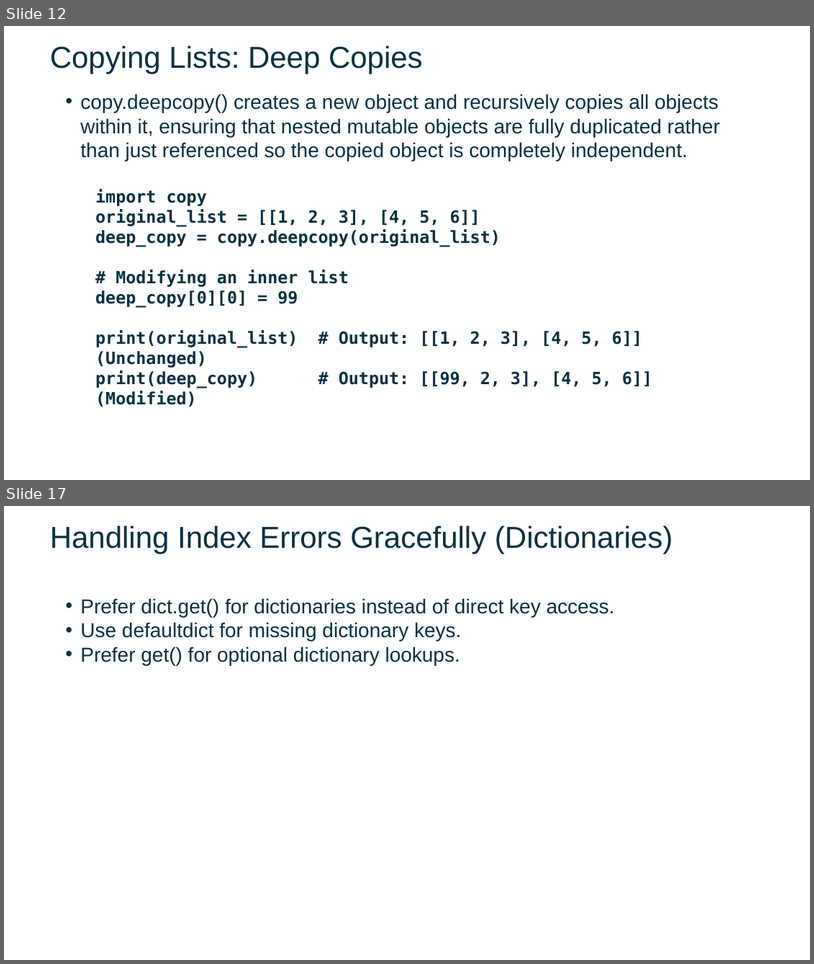
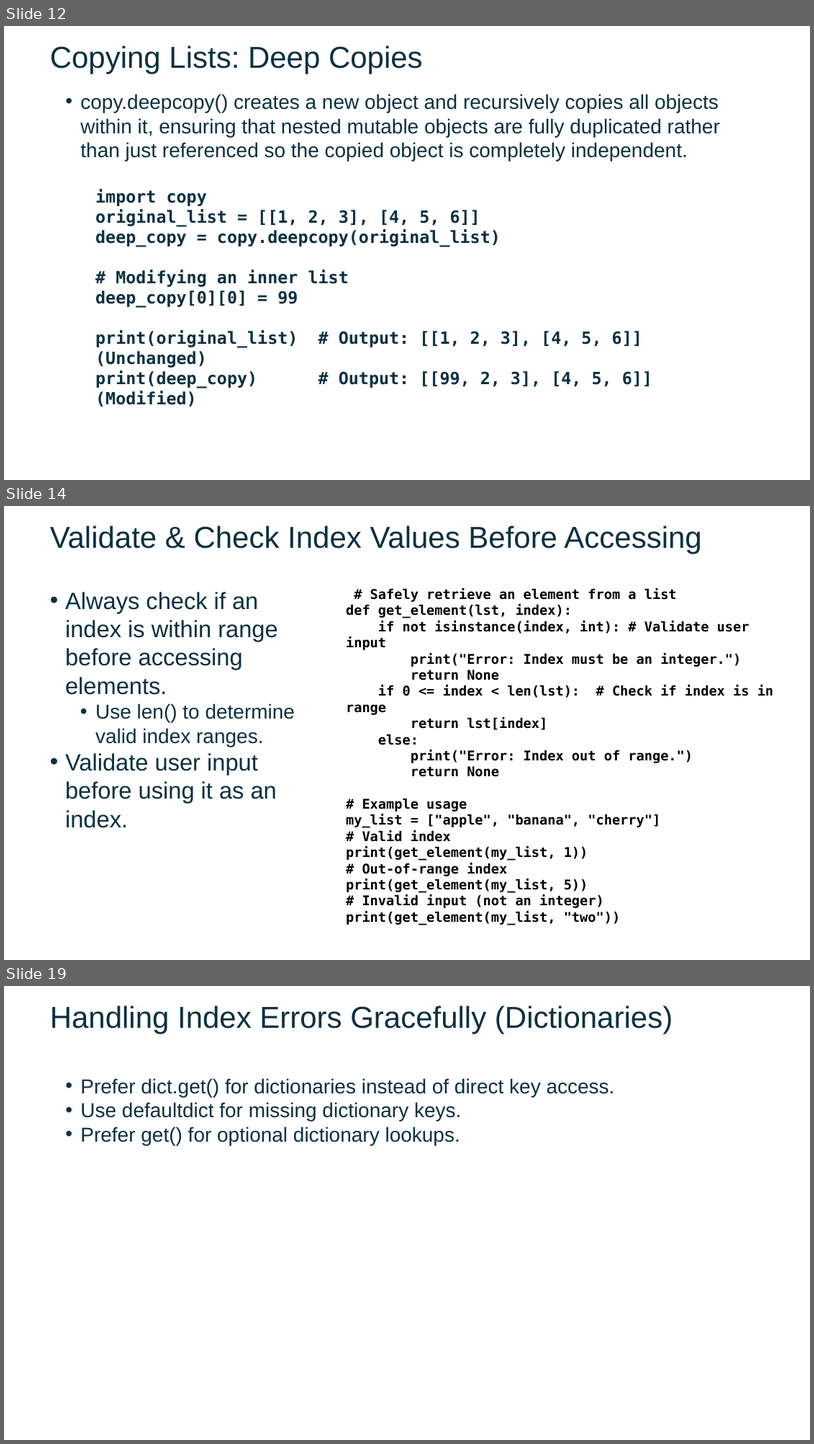
Before and after one commit to FSCJ-FacultyDev/SWC-Columbus-2025, a slide deck: Slides-Day2.pptx. Shown one above the other, each under a label of ours: slides 12 and 17 before the commit, slides 12, 14 and 19 after it; the slides between them are not shown. The pictures are 814x964 and 814x1444 pixels, drawn with LibreOffice and Linux fonts; fonts in the diff are those of the drawing; background and template pictures are left out. Boxes give left, top, right and bottom in pixels: in the first picture for what was removed or moved away, otherwise in the second. Text is boxed around its words. In the diff, an @@ line names an element or a change of style, - is before the commit and + after.

```diff
--- a/Slides-Day2.pptx
+++ b/Slides-Day2.pptx
@@ slide 14 added at (x1=4, y1=506, x2=810, y2=960), background picture (left out) @@
@@ text added at (x1=50, y1=525, x2=702, y2=554), 36 pt, text #0B3041 @@
+Validate & Check Index Values Before Accessing
@@ text added at (x1=65, y1=592, x2=295, y2=828), 28 pt, text #0B3041 @@
+• Always check if an index is within range before accessing elements.
+  • Use len() to determine
+    valid index ranges.
+• Validate user input before using it as an index.
@@ text added at (x1=346, y1=588, x2=774, y2=908), 16 pt, text #000000, bold @@
+# Safely retrieve an element from a list
+def get_element(lst, index):
+if not isinstance(index, int): # Validate user input
+print("Error: Index must be an integer.")
+return None
+if 0 <= index < len(lst): # Check if index is in range
+return lst[index]
+else:
+print("Error: Index out of range.")
+return None
+# Example usage
+my_list = ["apple", "banana", "cherry"]
+# Valid index
+print(get_element(my_list, 1))
+# Out-of-range index
+print(get_element(my_list, 5))
+# Invalid input (not an integer)
+print(get_element(my_list, "two"))
@@ what was slide 17 is now slide 19 @@
```
Also in this commit, not shown: 5 slides changed, 1 other slide added.
